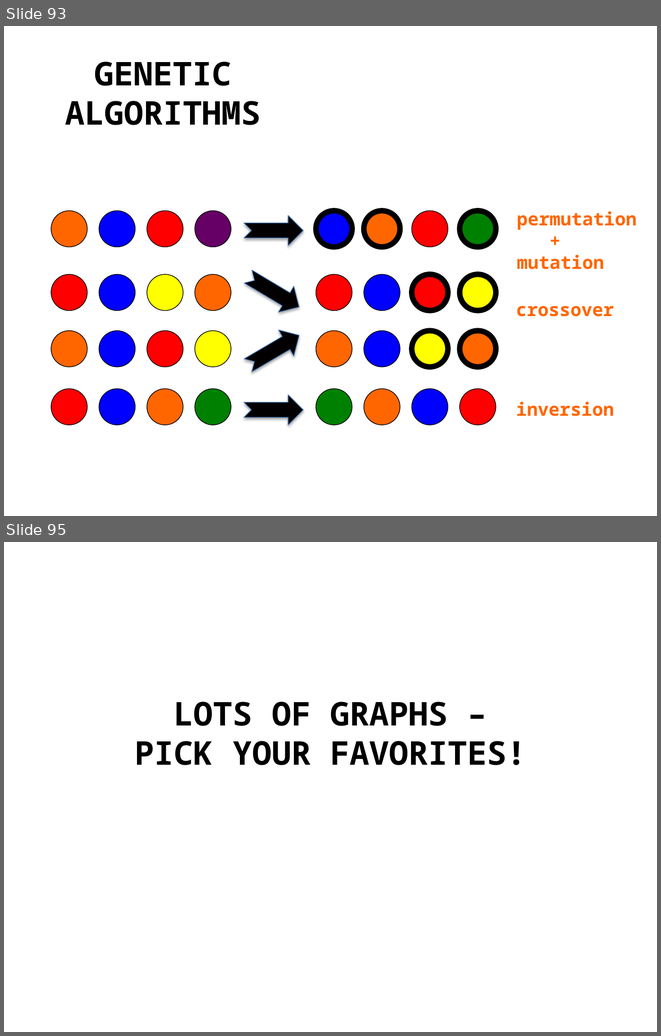
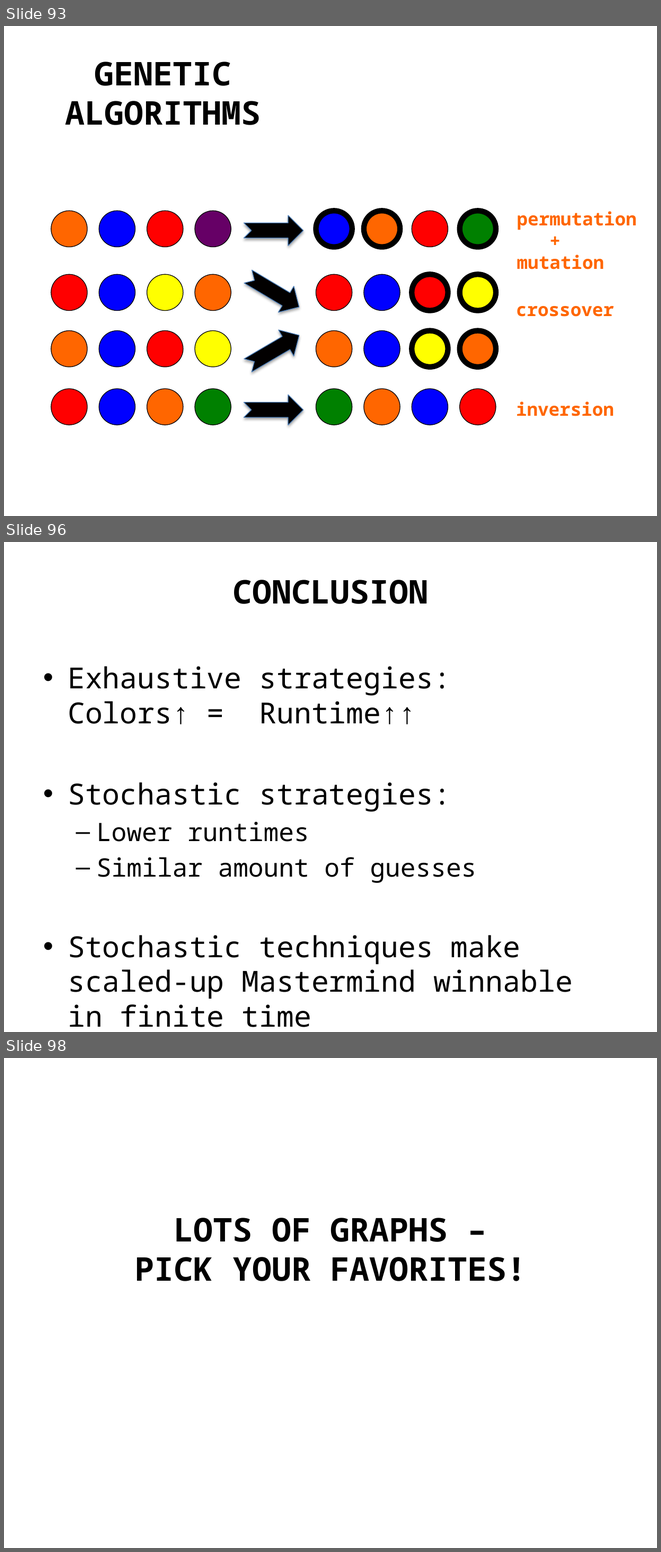
Before and after one commit to amlsf/am207project, a slide deck: video/am207_2.pptx. Shown one above the other, each under a label of ours: slides 93 and 95 before the commit, slides 93, 96 and 98 after it; the slides between them are not shown. The pictures are 661x1036 and 661x1552 pixels, drawn with LibreOffice and Linux fonts; fonts in the diff are those of the drawing. Boxes give left, top, right and bottom in pixels: in the first picture for what was removed or moved away, otherwise in the second. Text is boxed around its words. In the diff, an @@ line names an element or a change of style, - is before the commit and + after.

```diff
--- a/video/am207_2.pptx
+++ b/video/am207_2.pptx
@@ slide 96 added at (4,542,657,1032), background #FFFFFF @@
@@ text added at (232,580,429,604), 36 pt, text #000000, bold @@
+CONCLUSION
@@ text added at (68,666,573,1027), 32 pt, text #000000 @@
+• Exhaustive strategies:
+  Colors↑ = Runtime↑↑
+• Stochastic strategies:
+  – Lower runtimes
+  – Similar amount of guesses
+• Stochastic techniques make scaled-up Mastermind winnable in finite time
@@ what was slide 95 is now slide 98 @@
```
Also in this commit, not shown: 2 slides changed, 4 other slides added, 3 slides removed, 1 other file.
